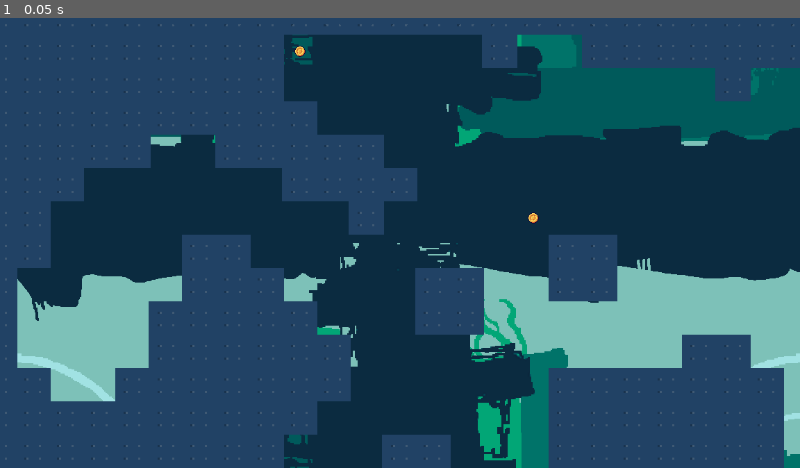
Above: before the commit, frame 1.
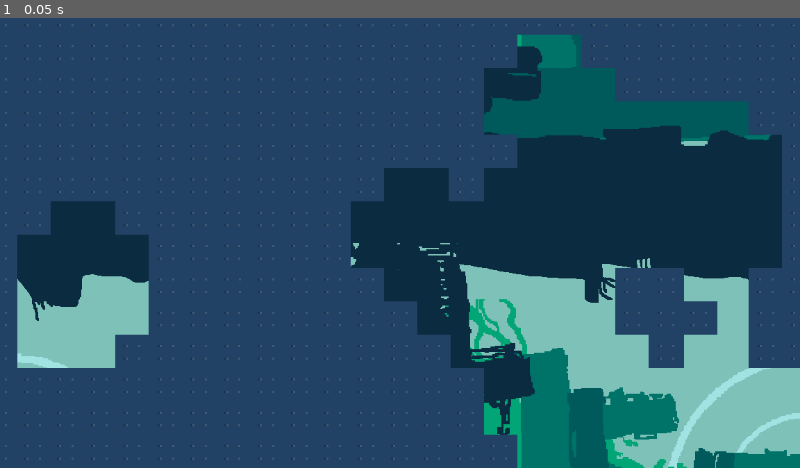
Above: after the commit, the same moment.

Repository: SMR-2023-Summer-Project/2DSideRacer
Game: Godot game, scene res://root/scenes/maps/Random_Map/random_map.tscn
Same seed, same stepped clock (60 frames per second), same inputs: the game is played once before the commit and once after it. This scene is started directly instead of the project's main scene.
Inputs:
- Up to frame 1 (0.05 s): no input

The runs differ from the first frame. In frame 1, 37% of the frame differs, in the area x 2-100%, y 3-100%.
Error before the commit: Invalid access of index '0' on a base object of type: 'Array[Node]'. (res://root/scenes/maps/Random_Map/generate.gd:324)
Error after the commit: Invalid access of index '0' on a base object of type: 'Array[Node]'. (res://root/scenes/maps/Random_Map/generate.gd:320)

Commit message:
Random board size, num coins and boosts depends on board size

Diff:
--- a/root/scenes/maps/Random_Map/generate.gd
+++ b/root/scenes/maps/Random_Map/generate.gd
@@ -12,16 +12,11 @@
 const speedLoad = preload("res://root/multiplayer/SpeedBoost.tscn")
 const jumpLoad = preload("res://root/multiplayer/JumpBoost.tscn")
 
-#Change number of entities
-const numCoins = 50
-const numSpeedBoosts = 4
-const numJumpBoosts = 4
-
 #Game parameters
 #Change to null if you want random gameWidth and gameHeight for variation
-const gameWidth = 9600
-const gameHeight = 2400
 const tileSize = 48
+var gameWidth = tileSize*randi_range(100,250)
+var gameHeight = tileSize * randi_range(50,250)
 
 #Cave generation parameters
 const chanceToStartAlive = 0.4
@@ -31,20 +26,21 @@
 const simulationNum = 30
 
 #Board parameters
-const boardWidth = int(gameWidth / tileSize)
-const boardHeight = int(gameHeight / tileSize)
+var boardWidth = int(gameWidth / tileSize)
+var boardHeight = int(gameHeight / tileSize)
 var board = zeros(boardWidth, boardHeight)
 
-func generateRandomGameSize():
-	if gameWidth == null and gameHeight == null:
-		pass
+#Change number of entities
+var numCoins = boardWidth*boardHeight*0.005
+var numSpeedBoosts = boardWidth*boardHeight*0.001
+var numJumpBoosts = boardWidth*boardHeight*0.001
 
 #starting and ending generation
 var start = [randi_range(2,boardWidth*0.1)]
 var end = [randi_range(boardWidth*0.9,boardWidth-3)]
 func generateStartAndEnd():
 	#generating starting y
-	for startXLevel in range(1,boardWidth): #fail safe incase the col is all wall
+	for startXLevel in range(start[0],boardWidth): #fail safe incase the col is all wall
 		var generated = false
 		for startYLevel in range(boardHeight-4,0,-1):
 			if (board[startXLevel][startYLevel]!=1 and board[startXLevel][startYLevel+1]==1):
@@ -328,6 +324,7 @@
 	player[0].get_node("Camera2D").limit_top = 0
 	player[0].get_node("Camera2D").limit_bottom = gameHeight-tileSize
 	player[0].get_node("Camera2D").zoom = Vector2(2,2)
+
 	#generatePlayer()
 
 
Not shown: 1 places in root/multiplayer/multiplayer.tscn that only renumber resources
Not shown: 1 places in root/scenes/maps/Random_Map/random_map.tscn that only renumber resources
